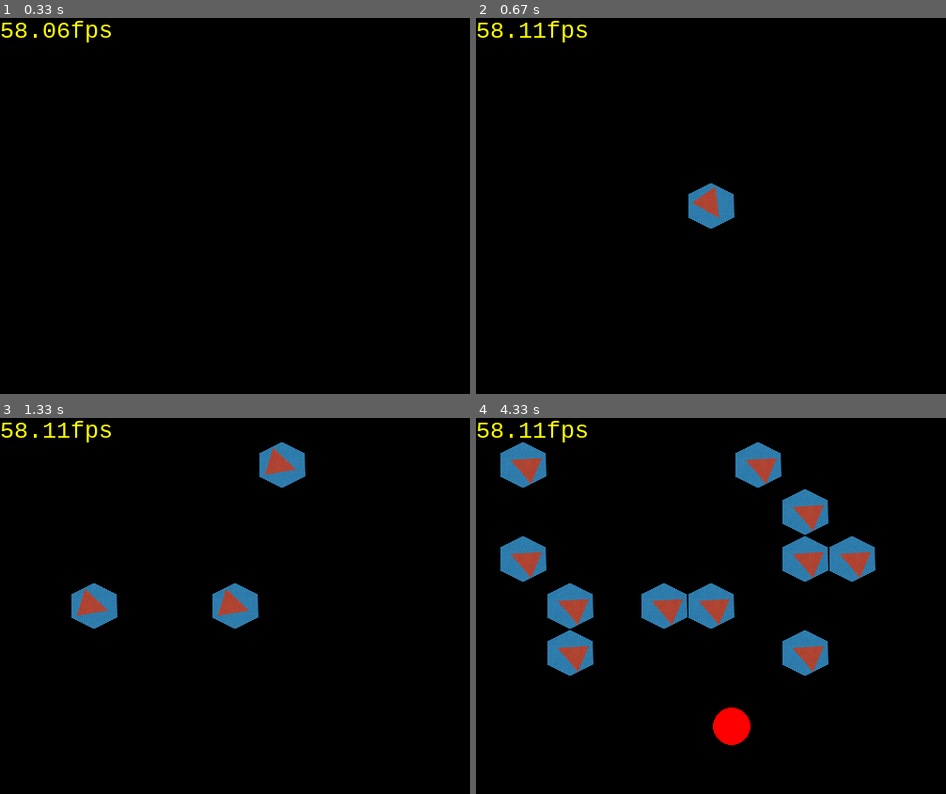
Above: before the commit, frames 1-4 (two rows, left to right).
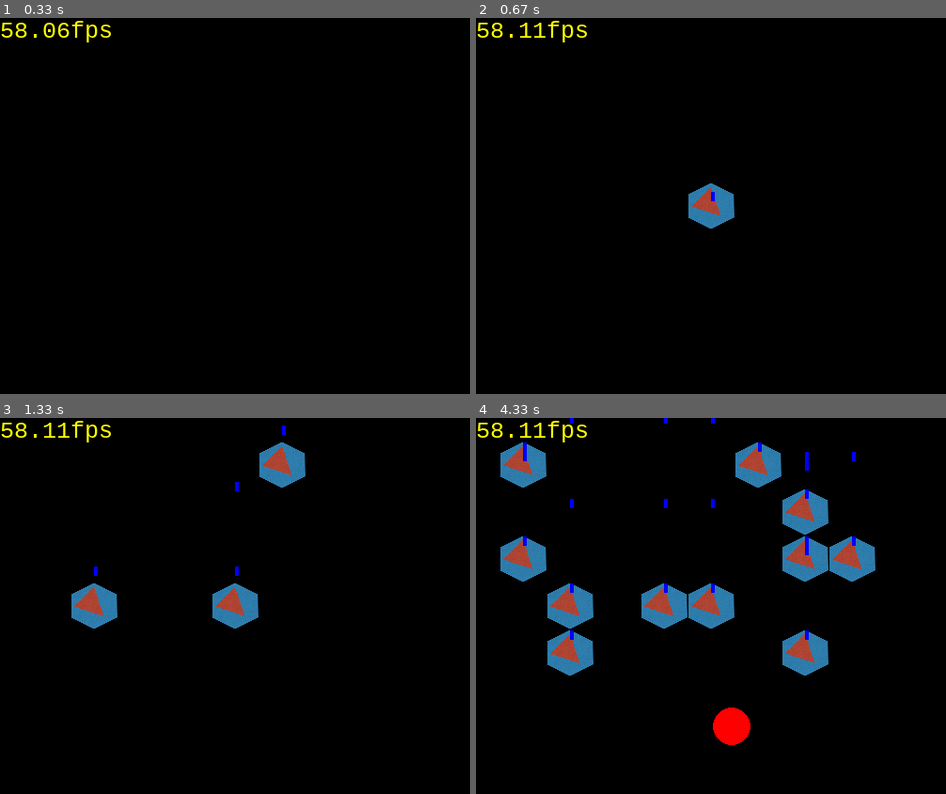
Above: after the commit, the same moments.

Repository: brainelectronics/towerDefensePygame
Game: pygame game, started from main.py
Two runs of this game, one before a commit and one after it. Both use one fixed random seed, a clock stepped at 60 frames per second and the inputs below. The source is Python 2; it was converted automatically to run under Python 3.
Inputs (mouse positions are in pixels of both pictures, inside the frame that each line leads up to):
- Up to frame 1 (0.33 s): no input
- Up to frame 2 (0.67 s): click (711, 206) at 0.38 s
- Up to frame 3 (1.33 s): click (122, 609) at 0.72 s; click (305, 474) at 1.05 s
- Up to frame 4 (4.33 s): right-click (598, 530) at 1.38 s; click (541, 594) at 1.72 s; click (711, 651) at 2.05 s; click (833, 666) at 2.38 s; click (833, 572) at 2.72 s; click (856, 598) at 3.05 s; click (809, 538) at 3.38 s; click (570, 478) at 3.72 s; click (598, 673) at 4.05 s

Frame 1 is identical in both runs. In frame 2, less than 0.1% of the frame differs, in the area x 45-52%, y 45-54%; in frame 3, 0.4%; in frame 4, 2.9%, in the area x 5-84%, y 0-68%.

Commit message:
Towers now able to shoot

Diff:
--- a/GUI.py
+++ b/GUI.py
@@ -32,6 +32,9 @@
 
 myScreen = pygame.display.set_mode((500, 400))
 
+bulletList = pygame.sprite.Group()
+allSpriteList = pygame.sprite.Group()
+
 towerBase = pygame.image.load('towerBase.png')
 towerBase = pygame.transform.scale(towerBase, (50, 50))
 towerBase = towerBase.convert_alpha()
@@ -73,7 +76,7 @@
 		"""render all mobs, towers and other elements on the screen"""
 		"""add a function to draw only the moved elements since last frame"""
 		myScreen.fill((0, 0, 0))
-
+		#allSpriteList.update()
 		"""
 		imgBlue=pygame.image.load('blue-dot.png')
 		imgBlue = pygame.transform.scale(imgBlue, (20, 20))
@@ -102,11 +105,23 @@
 				(pygame.transform.rotate(self.towerTower, self.rotation).get_rect(center=self.towerTower.center)),
 				(210, 210))
 			"""
-			TheTower(tower[0], tower[1], self.rotation, 0)
+			self.thisTower = TheTower(tower[0], tower[1], 45, 0)
+			if self.rotation%30 == 0:
+				#print("10 frames")
+				self.thisTower.shoot()
+				#allSpriteList.update()
+			self.thisTower.removeBullet()
+
+		allSpriteList.update()
+		#self.thisTower.removeBullet()
 
 		label = self.myfont.render(("%0.2ffps" %(fps)), 1, (255,255,0))
 		myScreen.blit(label, (0, 0))
-		#print("")
+		self.printSprites(allSpriteList)
+
+	def printSprites(self, theSprites):
+		theSprites.draw(myScreen)
+
 
 class TheTower(object):
 	"""docstring for TheTower"""
@@ -128,6 +143,42 @@
 		rotatedRect = rotatedSurf.get_rect(center=(self.posX, self.posY))
 		#draw rotatedSurf with the corrected rect so it gets put in the proper spot
 		myScreen.blit(rotatedSurf, rotatedRect)
+
+	def shoot(self):
+		self.aBullet = Bullet()
+		self.aBullet.rect.x = self.posX
+		self.aBullet.rect.y = self.posY
+		allSpriteList.add(self.aBullet)
+		bulletList.add(self.aBullet)
+
+	def removeBullet(self):
+		for self.aBullet in bulletList:
+			if self.aBullet.rect.y < -10:
+				bulletList.remove(self.aBullet)
+				allSpriteList.remove(self.aBullet)
+				print("Removed bullet %d" %self.aBullet.number)
+
+class Bullet(pygame.sprite.Sprite):
+	"""docstring for Bullet"""
+	"""add a unique number for each bullet, not needed"""
+	number = 0
+	def __init__(self):
+		pygame.sprite.Sprite.__init__(self)
+		self.image = pygame.Surface([4,10])
+		self.image.fill((0,0, 255))
+		self.rect = self.image.get_rect()
+		self.number = Bullet.number
+		Bullet.number += 1
+		print("Placed bullet %d" %Bullet.number)
+
+	def update(self):
+		"""Move the bullet"""
+		self.rect.y -= 3
+
+class SomeClass(object):
+	"""test class and functions"""
+	def __init__(self, arg):
+		self.arg = arg
 
 	def draw(self, posX, posY, rad, deg, shoot):
 		#tower base
--- a/main.py
+++ b/main.py
@@ -35,7 +35,9 @@
 '''check correct optinal module loading '''
 if not pygame.font: print('Error: pygame.font module could not be loaded!')
 if not pygame.mixer: print('Fehler pygame.mixer module could not be loaded!')
-
+#all_sprites_list = pygame.sprite.Group()
+#bullet_list = pygame.sprite.Group()
+theX = 40
 
 class TowerDefense(object):
 	"""init all modules and start main loop"""
@@ -46,6 +48,7 @@
 		pygame.init()
 		#self.screen = pygame.display.set_mode((800, 600)) #outsourced to GUI
 		self.logic = Logic.Logic()
+		#self.theBulletClass = GUI.Bullet()
 		self.gui = GUI.Window(500, 400) # maybe editable via setup file
 		self.gui.setLogic((self.logic))
 		#self.playtime = 0.0
@@ -64,7 +67,7 @@
 	    	'''limit frames to targetFPS, pygame waits here if it would be faster'''
 	        clock.tick(self.targetFPS)
 	        self.targetFPS = clock.get_fps() #get_fps
-	        #self.playtime += self.targetFPS/1000.0
+			#self.playtime += self.targetFPS/1000.0
 
 	        '''mouse interaction only works with poll for me'''
 	        event = pygame.event.poll()
@@ -119,7 +122,6 @@
 	        #self.gui.render((self.screen)) #geht
 	        '''render now next frame, parameter for FPS info label'''
 	        self.gui.render((self.targetFPS))
-	        #self.gui.drawObjects()
 	        # show on screen window
 	        pygame.display.flip()
 
Not shown, changed: GUI.pyc
